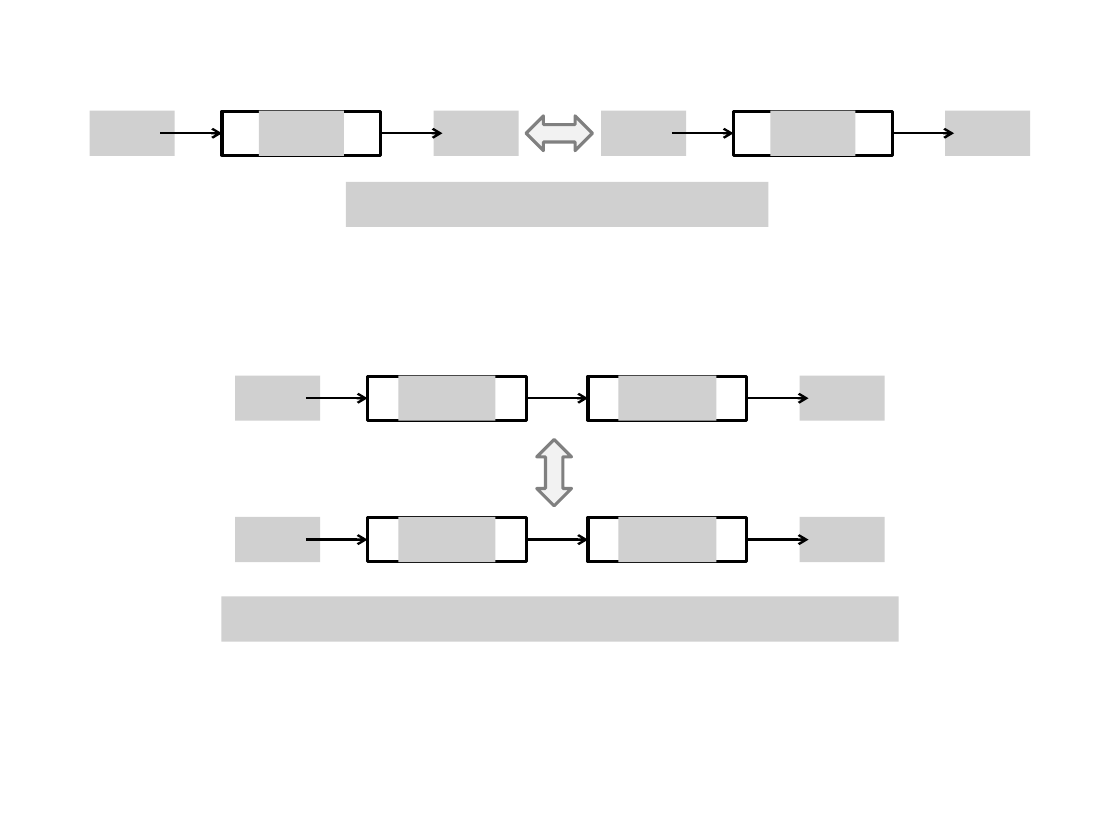
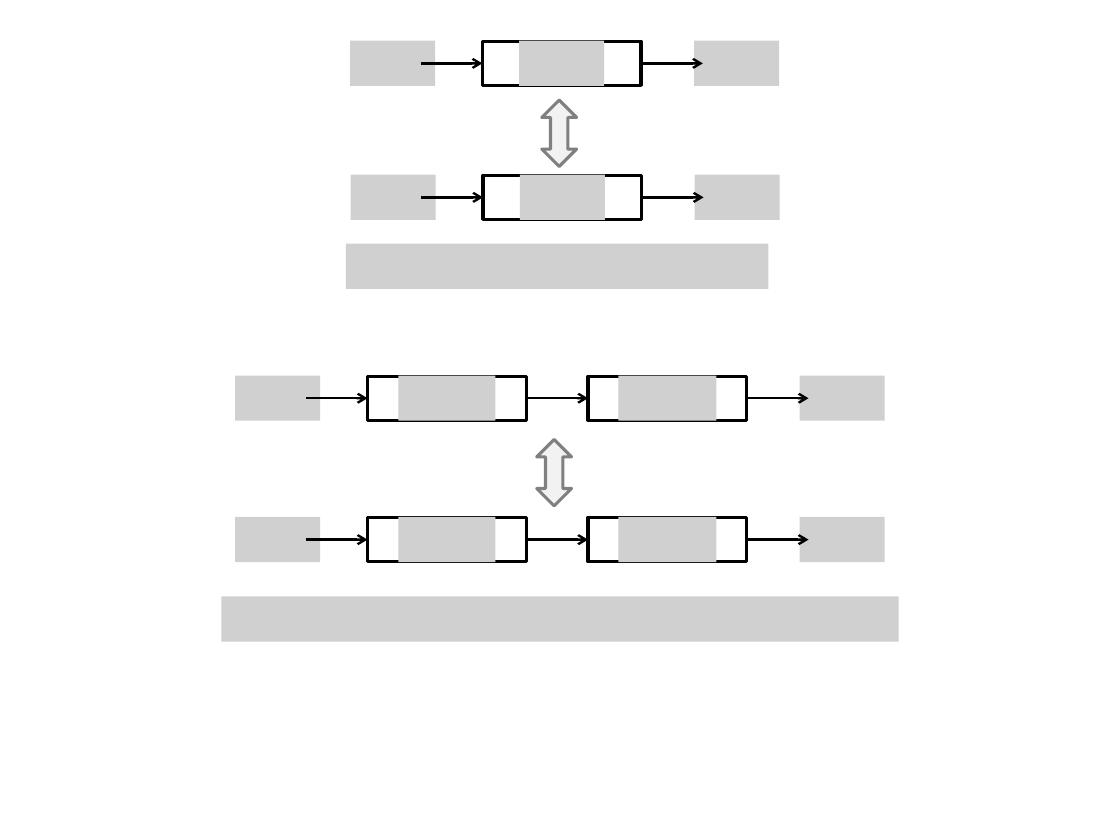
Before and after one commit to answeredbyablemind/answeredbyablemind.github.io, a slide deck: slide 4 of pics/2019-06-18-Discrete_Time_Convolution/pics.pptx. Drawn at 1120x840 pixels with LibreOffice and Linux fonts; fonts in the diff are those of the drawing; grey boxes stand for pictures. Boxes give left, top, right and bottom in pixels: in the first picture for what was removed or moved away, otherwise in the second. Text is boxed around its words. In the diff, an @@ line names an element or a change of style, - is before the commit and + after.

```diff
--- a/pics/2019-06-18-Discrete_Time_Convolution/pics.pptx
+++ b/pics/2019-06-18-Discrete_Time_Convolution/pics.pptx
@@ 3 pictures, 2 arrows, 1 rectangle: place and size @@
-3 pictures, 2 arrows, 1 rectangle at (90,111,519,156)
+3 pictures, 2 arrows, 1 rectangle at (351,40,780,85)
@@ up down arrow at (542,100,577,166): rotation 90 to 0 degrees @@
@@ picture removed at (346,181,768,226) @@
@@ 3 pictures, 2 arrows, 1 rectangle: place and size @@
-3 pictures, 2 arrows, 1 rectangle at (601,111,1030,156)
+3 pictures, 2 arrows, 1 rectangle at (351,175,780,220)
@@ picture added at (346,244,768,289) @@
```
Also in this commit, not shown: 4 other files.
